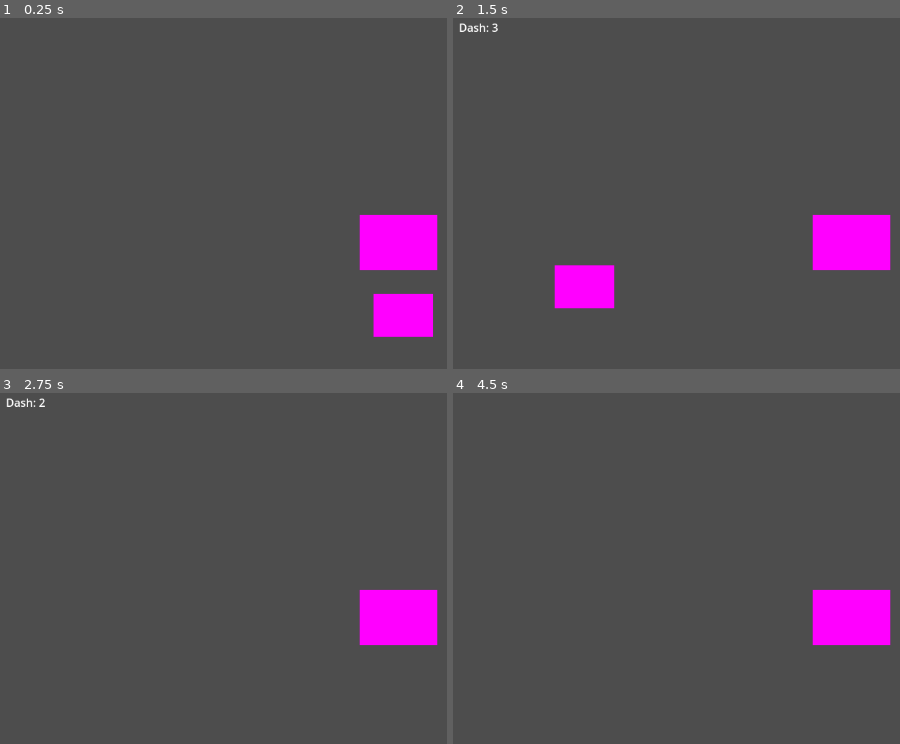
Above: before the commit, frames 1-4 (two rows, left to right).
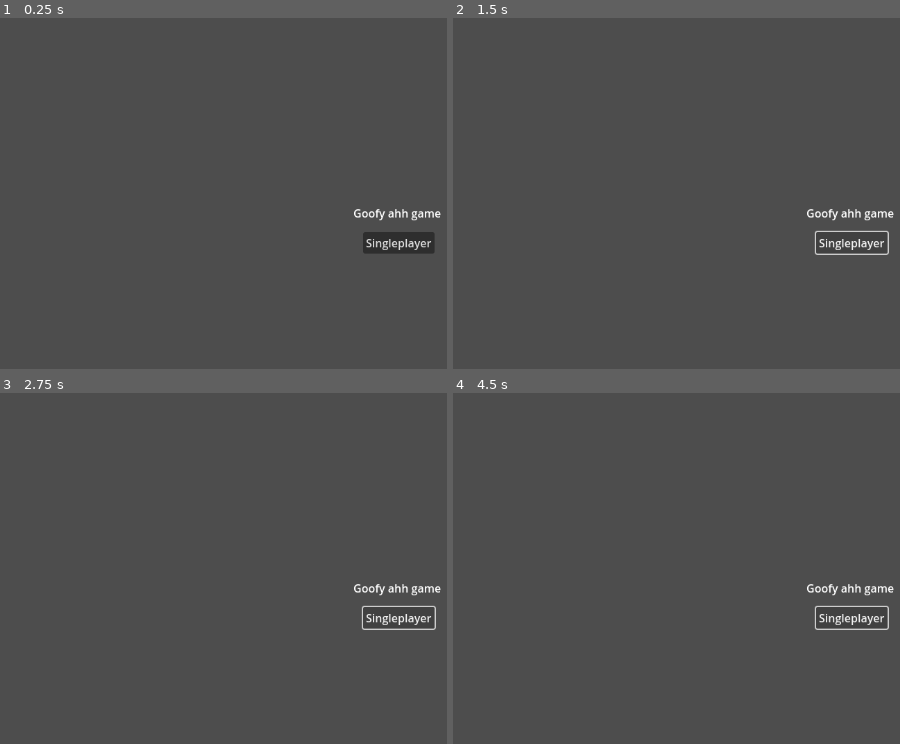
Above: after the commit, the same moments.

Repository: Sheep26/2DMultiplayerShooter
Game: Godot game, scene res://MainMenu.tscn
Same seed, same stepped clock (60 frames per second), same inputs: the game is played once before the commit and once after it. Before the commit the project starts from res://node_2d.tscn.
Inputs (mouse positions are in pixels of both pictures, inside the frame that each line leads up to):
- Up to frame 1 (0.25 s): no input
- Up to frame 2 (1.5 s): click (850, 242) at 0.5 s, where only the run after the commit has a clickable "Singleplayer"; tap Enter at 1.25 s; hold Right (right) from 1.28 s (still down); tap E (dash) at 1.35 s
- Up to frame 3 (2.75 s): keep holding Right (right); tap W (jump) at 1.52, 2.27 s; tap E (dash) at 2.1 s
- Up to frame 4 (4.5 s): tap Space at 2.75, 4.25 s; release Right (right) at 2.78 s; hold Left (left) 2.78-3.53 s; tap E (dash) at 2.85, 3.6, 4.35 s; tap Enter at 3.5 s; hold Right (right) from 3.53 s (still down); tap W (jump) at 3.77 s

The runs differ from the first frame. In frame 1, 4.6% of the frame differs, in the area x 79-99%, y 54-91%; in frame 2, 4.8%, in the area x 1-99%, y 1-83%; in frame 3, 3.1%; in frame 4, 2.9%.

Commit message:
start of mainmenu

Diff:
--- /dev/null
+++ b/MainMenu.tscn
@@ -0,0 +1,42 @@
+[gd_scene load_steps=2 format=3 uid="uid://ddoa8yw58lf23"]
+
+[ext_resource type="Script" path="res://SingleplayerButton.gd" id="1_mj75t"]
+
+[node name="MainMenu" type="Control"]
+layout_mode = 3
+anchors_preset = 15
+anchor_right = 1.0
+anchor_bottom = 1.0
+grow_horizontal = 2
+grow_vertical = 2
+
+[node name="CanvasLayer" type="CanvasLayer" parent="."]
+
+[node name="NameLabel" type="RichTextLabel" parent="CanvasLayer"]
+anchors_preset = 8
+anchor_left = 0.5
+anchor_top = 0.5
+anchor_right = 0.5
+anchor_bottom = 0.5
+offset_left = -65.5
+offset_top = -54.0
+offset_right = 65.5
+offset_bottom = -21.0
+grow_horizontal = 2
+grow_vertical = 2
+text = "Goofy ahh game"
+
+[node name="SingleplayerButton" type="Button" parent="CanvasLayer"]
+anchors_preset = 8
+anchor_left = 0.5
+anchor_top = 0.5
+anchor_right = 0.5
+anchor_bottom = 0.5
+offset_left = -51.5
+offset_top = -15.5
+offset_right = 51.5
+offset_bottom = 15.5
+grow_horizontal = 2
+grow_vertical = 2
+text = "Singleplayer"
+script = ExtResource("1_mj75t")
--- /dev/null
+++ b/SingleplayerButton.gd
@@ -0,0 +1,11 @@
+extends Button
+
+
+# Called when the node enters the scene tree for the first time.
+func _ready():
+	pass # Replace with function body.
+
+
+# Called every frame. 'delta' is the elapsed time since the previous frame.
+func _process(delta):
+	pass
--- a/project.godot
+++ b/project.godot
@@ -11,7 +11,7 @@
 [application]
 
 config/name="2d Multiplayer Shooter"
-run/main_scene="res://node_2d.tscn"
+run/main_scene="res://MainMenu.tscn"
 config/features=PackedStringArray("4.1", "Forward Plus")
 config/icon="res://icon.svg"
 
